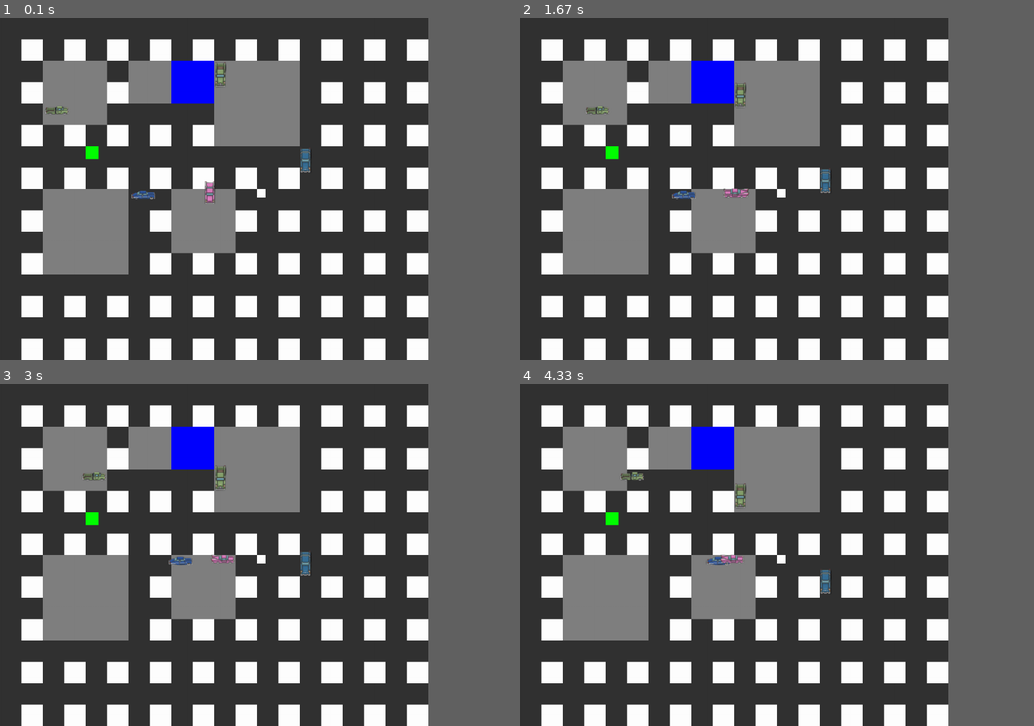
Above: before the commit, frames 1-4 (two rows, left to right).
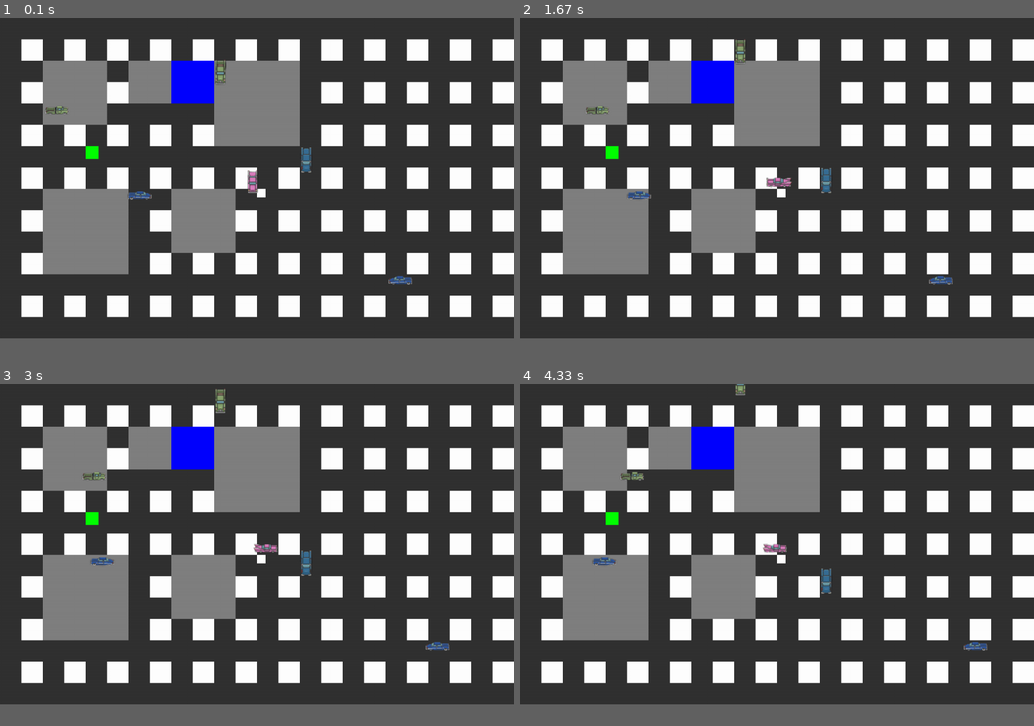
Above: after the commit, the same moments.

Repository: AdamWalters1/pygame-adam
Game: pygame game, started from src/main.py
The game is run twice, just before and just after one commit, with the same random seed, the same clock (stepped at 60 frames per second) and the same inputs.
Inputs:
- Up to frame 1 (0.1 s): no input
- Up to frame 2 (1.67 s): hold Right 0.33-0.8 s; hold Up 0.83-1.3 s; hold Right from 1.33 s (still down)
- Up to frame 3 (3 s): release Right at 1.8 s; hold Left 1.83-2.37 s; hold Down 2.4-2.7 s; hold Left from 2.73 s (still down)
- Up to frame 4 (4.33 s): release Left at 3.13 s; hold Up 3.17-3.53 s; hold Right 3.57-4.2 s; hold Down from 4.23 s (still down)
In our replay, the window is 750x600 before the commit and 900x562 after it. These sizes can differ from the game's own. Grey fills any space a smaller window leaves; there, only what the larger window draws over its background counts as a difference.

The runs differ from the first frame. In frame 1, 7.7% of the frame differs, in the area x 4-100%, y 6-100%; in frame 2, 8.0%; in frame 3, 7.9%; in frame 4, 7.8%.

Commit message:
Fixed errora

Diff:
--- a/src/main.py
+++ b/src/main.py
@@ -12,7 +12,7 @@
 pygame.init()
 
 # Set up display
-WIDTH, HEIGHT = 1000, 800
+WIDTH, HEIGHT = 1200, 750
 win = pygame.display.set_mode((WIDTH, HEIGHT))
 pygame.display.set_caption("Driving Among Idiots")
 
@@ -29,9 +29,12 @@
     i +=1
     car_image = pygame.image.load(f'C:/Users/adamw/OneDrive/Documents/Comp Sci/DrivingAmongIdiots-adam/assets/cars___take2/cars-{i}.png').convert_alpha()
     car_images.append(car_image)
-car1 = car_images[1:4]
-car2 = car_images[5:8]
-car3 = car_images[13:16]
+car1 = car_images[0:4]
+car2 = car_images[4:8]
+car3 = car_images[12:16]
+
+print(len(car1))
+
 player_size = 50
 player_speed = 5
 player = Player(WIDTH // 2 - player_size // 2, HEIGHT // 2 - player_size // 2, player_size, player_speed, car_images)
@@ -71,10 +74,11 @@
 
 # Create obstacle cars
 obstacle_cars = [
-    ObstacleCar(100, 200, 50, 3, 'horizontal', car1),
-    ObstacleCar(300, 400, 50, 3, 'horizontal', car2),
-    ObstacleCar(500, 100, 50, 3, 'vertical', car1),
-    ObstacleCar(700, 300, 50, 3, 'vertical', car3)
+    ObstacleCar(100, 200, 50, 3, 'right', car1),
+    ObstacleCar(300, 400, 50, 3, 'left', car2),
+    ObstacleCar(500, 100, 50, 3, 'up', car1),
+    ObstacleCar(700, 300, 50, 3, 'down', car3),
+    ObstacleCar(900, 600, 50, 3, 'right',car2)
 ]
 randomnum = randint(1,2)
 
@@ -129,7 +133,6 @@
     pygame.display.update()  # Update display
     pygame.time.Clock().tick(10)
 
-
 # Quit Pygame
 pygame.quit()
 sys.exit()
--- a/src/obstacle.py
+++ b/src/obstacle.py
@@ -18,24 +18,36 @@
         self.y = y
         self.size = size
         self.speed = speed
-        self.direction = direction  # 'horizontal' or 'vertical'
+        self.direction = direction  # left, right, up or down
         self.car_images = car_images
         self.direction_index = 0
 
-        if self.direction == 'horizontal':
-            self.direction_index = 0  # Assuming index 0 for horizontal images
-        elif self.direction == 'vertical':
-            self.direction_index = 2  # Assuming index 2 for vertical images
+        if self.direction == 'left':
+            self.direction_index = 0  # Assuming index 0 for left images
+        elif self.direction == 'right':
+            self.direction_index = 1
+        elif self.direction == 'down':
+            self.direction_index = 2  # Assuming index 2 for up images
+        elif self.direction == 'up':
+            self.direction_index = 3
 
     def move(self):
-        if self.direction == 'horizontal':
+        if self.direction == 'right':
             self.x += self.speed
-            if self.x > 1000:  # Assuming screen width of 800, reset position
+            if self.x > 1200:  # Assuming screen width of 800, reset position
                 self.x = -self.size
-        elif self.direction == 'vertical':
+        elif self.direction == 'left':
+            self.x -= self.speed
+            if self.x < -self.size:  # Assuming screen width of 800, reset position
+                self.x = 1200
+        elif self.direction == 'down':
             self.y += self.speed
-            if self.y > 800:  # Assuming screen height of 600, reset position
+            if self.y > 750:  # Assuming screen height of 600, reset position
                 self.y = -self.size
+        elif self.direction == 'up':
+            self.y -= self.speed
+            if self.y < -self.size:  # Assuming screen height of 600, reset position
+                self.y = 750
 
     def draw(self, surface):
         car_image = self.car_images[self.direction_index]
--- a/src/player.py
+++ b/src/player.py
@@ -39,6 +39,9 @@
             self.x -= self.current_speed
             self.direction = 9
 
+        self.x = max(0, min(self.x, 1200 - self.size))
+        self.y = max(0, min(self.y, 750 - self.size))
+
 
     def draw(self, surface):
         car_image = self.car_images[self.direction-1]
